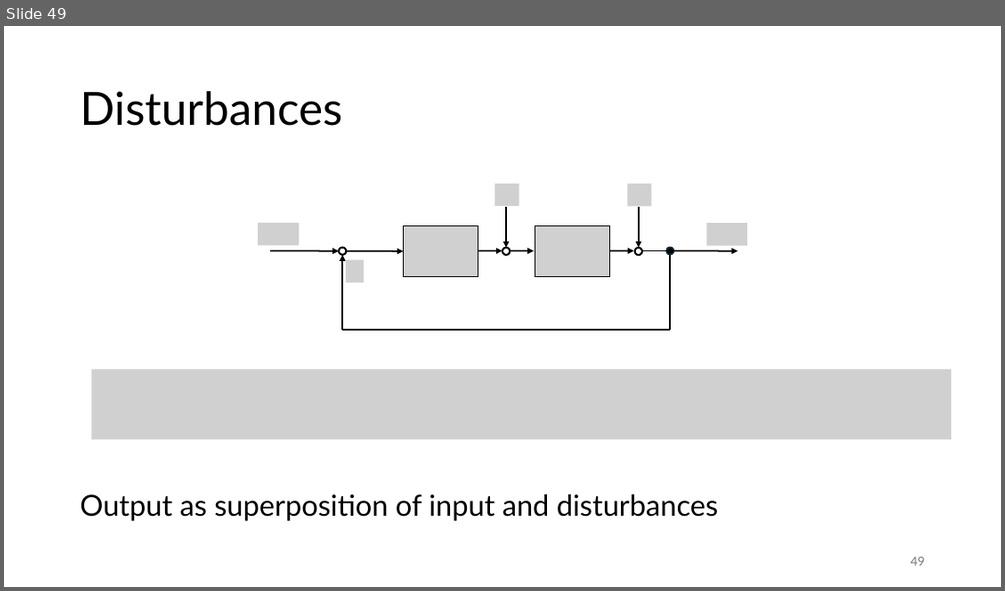
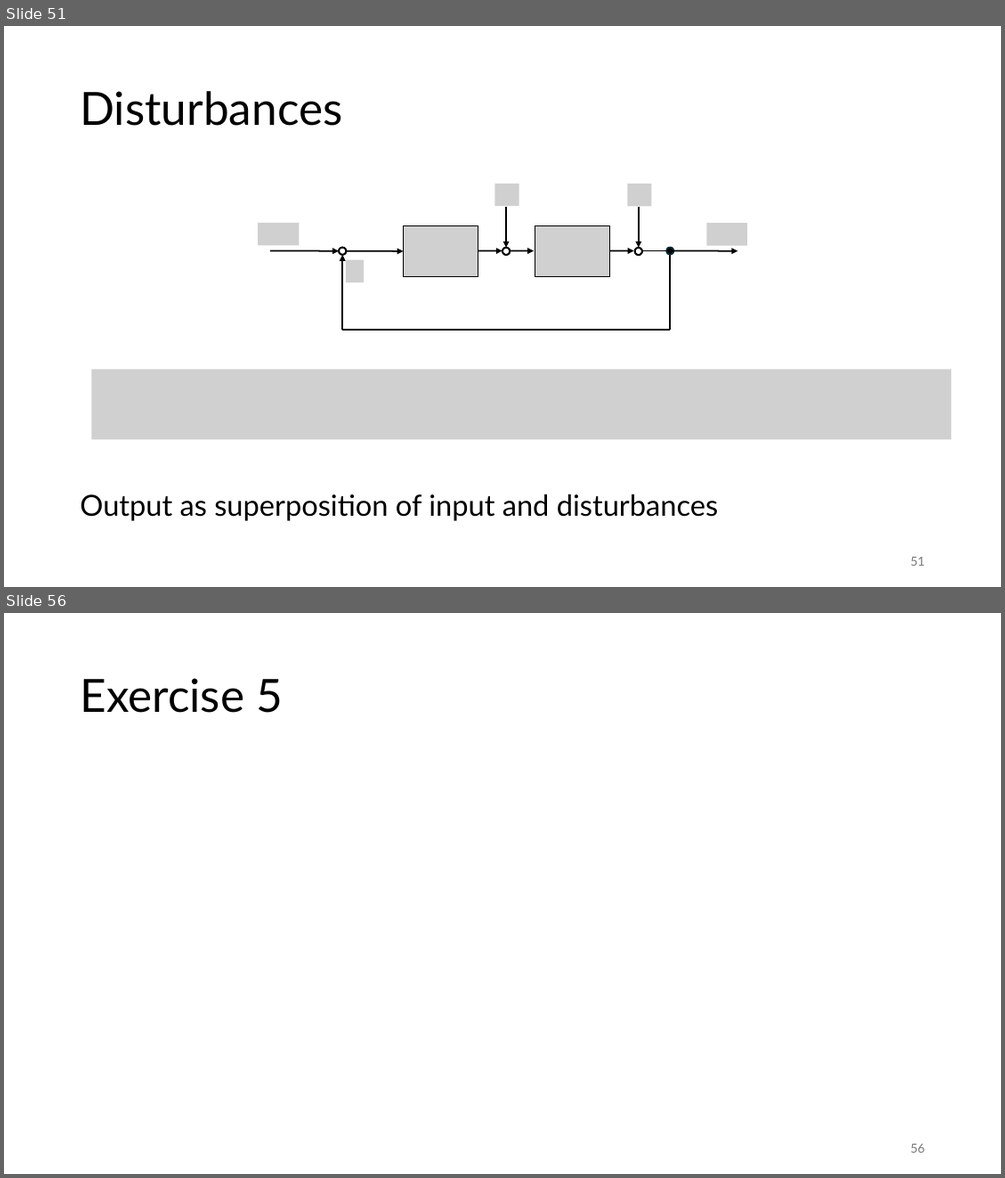
Before and after one commit to FelixWick/control_engineering, a slide deck: slides/3_Laplace.pptx. Shown one above the other, each under a label of ours: slide 49 before the commit, slides 51 and 56 after it; the slides between them are not shown. The pictures are 1005x591 and 1005x1178 pixels, drawn with LibreOffice and Linux fonts; fonts in the diff are those of the drawing; grey boxes stand for pictures. Boxes give left, top, right and bottom in pixels: in the first picture for what was removed or moved away, otherwise in the second. Text is boxed around its words. In the diff, an @@ line names an element or a change of style, - is before the commit and + after.

Commit message:
Laplace domain exercises

```diff
--- a/slides/3_Laplace.pptx
+++ b/slides/3_Laplace.pptx
@@ slide 56 added at [4, 613, 1001, 1174], background #FFFFFF @@
@@ title added at [80, 678, 283, 713], 44 pt, text #000000 @@
+Exercise 5
@@ page number added at [910, 1143, 924, 1152], 12 pt, text #797979 @@
+56
@@ what was slide 49 is now slide 51 @@
@@ page number at [910, 556, 924, 565]: text changed @@
-49
+51
```
Also in this commit, not shown: 1 slide changed, 10 other slides added, 3 other files.
